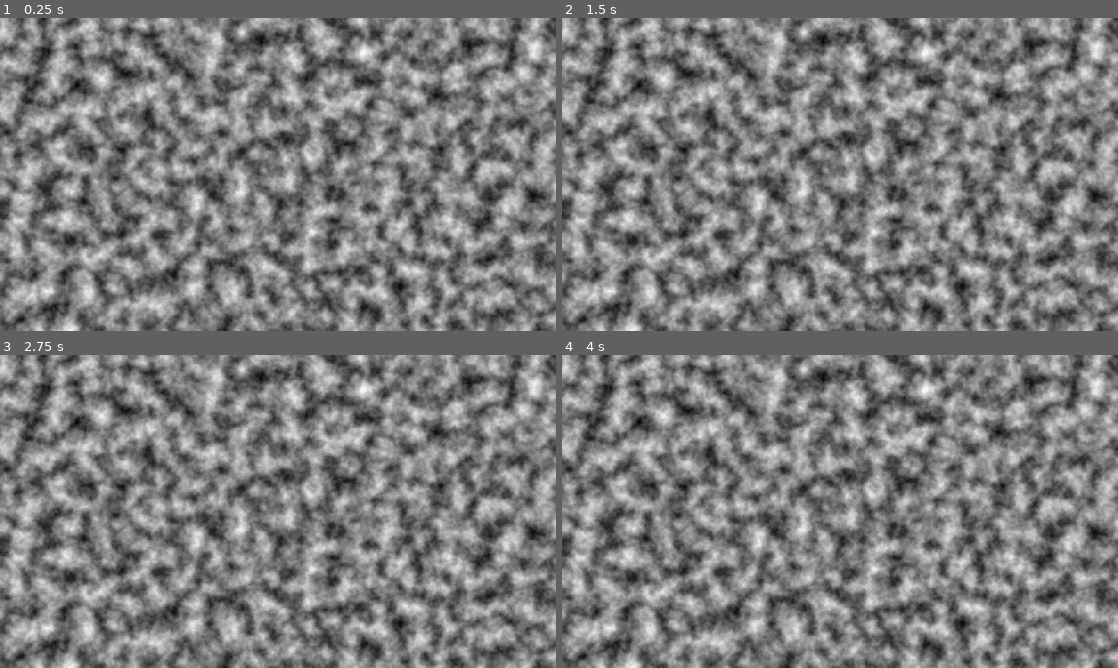
Above: before the commit, frames 1-4 (two rows, left to right).
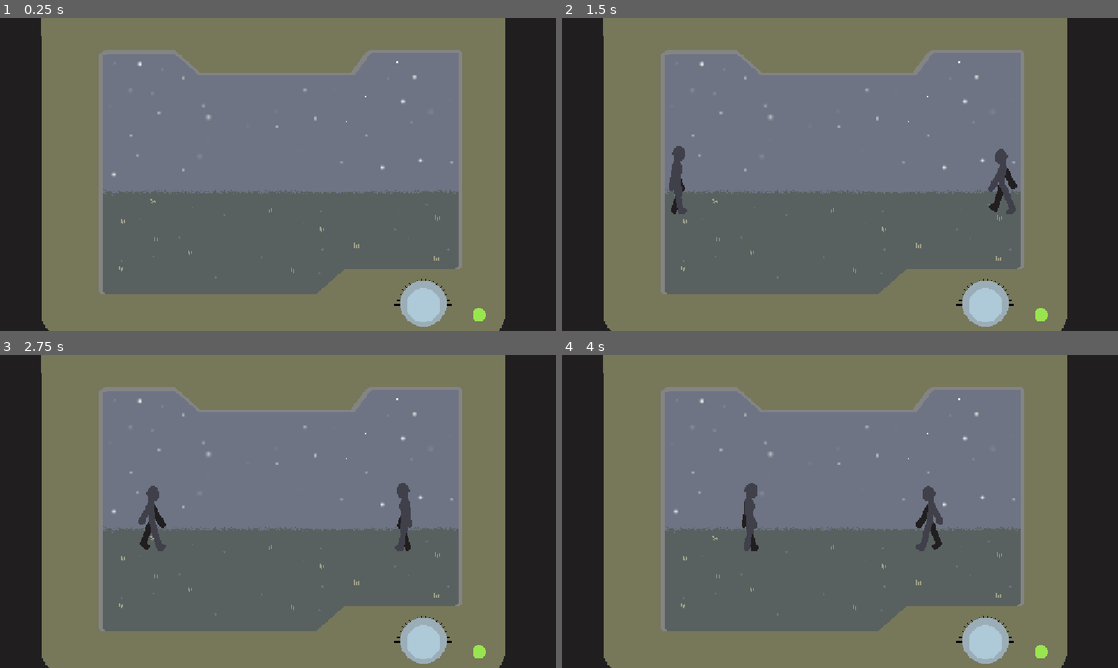
Above: after the commit, the same moments.

Repository: aleksify/little-brother
Game: Godot game, scene res://channel_scene.tscn
The game is run twice, just before and just after one commit, with the same random seed, the same clock (stepped at 60 frames per second) and the same inputs. Before the commit the project starts from res://2nd_scene.tscn.
Inputs (mouse positions are in pixels of both pictures, inside the frame that each line leads up to):
- Up to frame 1 (0.25 s): no input
- Up to frame 2 (1.5 s): tap Enter at 0.5 s; move the mouse to (962, 158) at 0.52 s; move the mouse to (728, 190) at 1.27 s
- Up to frame 3 (2.75 s): move the mouse to (333, 442) at 2.02 s
- Up to frame 4 (4 s): move the mouse to (812, 574) at 2.77 s; move the mouse to (1006, 558) at 3.52 s

The runs differ from the first frame. In frame 1, 81% of the frame differs, in the area x 0-100%, y 0-100%; in frame 2, 81%; in frame 3, 81%; in frame 4, 81%.

Commit message:
add animations and things of that nature

Diff:
--- a/Scripts/channel_class.gd
+++ /dev/null
@@ -1,61 +0,0 @@
-extends Node2D
-
-
-class Character:
-	@onready var area: Area2D = $Area2D
-	@onready var sprite_2d: Sprite2D = $Sprite2D
-
-	@export var action: int
-	@export var speed: float = 10
-
-	var event: bool = false
-
-
-	func _process(delta: float) -> void:
-		move(delta)
-
-
-	func move(delta: float) -> void:
-		if not event:
-			position.x += speed * delta * side
-
-
-
-@export var character1: Character = null
-@export var character2: Character = null
-
-
-@onready var sprite: Sprite2D = $Sprite2D
-
-
-var side: int
-var reportable: bool
-var duration: float
-
-
-func _ready() -> void:
-	character1.area.connect("area_entered", check_event)
-	character2.area.connect("area_entered", check_event)
-
-
-func check_event():
-	pass
-
-
-func generate_event() -> void:
-	var event = randi_range(0, 7)
-	spawn_character(character1)
-	spawn_character(character2)
-
-
-func spawn_character(character: Character) -> void:
-	var timer = randf_range(0, 5)
-	character.position = Vector2(1600 * )
-
-
-#func check_event():
-#	if character1 and character1.action == SOLO:
-#		event = true
-
-#	and action == other.action:
-#		event = true
--- /dev/null
+++ b/Scripts/channel_scene.gd
@@ -0,0 +1,47 @@
+extends Node2D
+
+
+@onready var character1: AnimatedSprite2D = $Character1
+
+
+var action_list = [
+	"book blank",
+	"book e-circle",
+	"book e-square",
+	"book e-triangle",
+	"book f-circle",
+	"book f-square",
+	"book f-triangle",
+	"dance",
+	"kissing",
+	"laughing",
+	"salute",
+	"talking",
+	"walking",
+	"whispering"
+]
+
+
+var action: int = randi_range(0, len(action_list) - 1)
+var timer = 0
+var started = false
+
+# Called when the node enters the scene tree for the first time.
+func _ready() -> void:
+	pass # Replace with function body.
+
+
+# Called every frame. 'delta' is the elapsed time since the previous frame.
+func _process(delta: float) -> void:
+	pass
+
+func event_timer():
+	timer += 1
+	if timer > 100 and not started:
+		character1.reset_positions()
+		action = randi_range(0, len(action_list) - 1)
+	if timer > 100:
+		started = true
+	if timer > 1000:
+		timer = 0
+		started = false
--- a/Scripts/character_class.gd
+++ /dev/null
@@ -1,23 +0,0 @@
-extends Node2D
-
-class_name Character
-
-
-@onready var area: Area2D = $Area2D
-@onready var sprite_2d: Sprite2D = $Sprite2D
-
-
-@export var action: int
-@export var speed: float = 10
-
-
-var event: bool = false
-
-
-func _process(delta: float) -> void:
-	move(delta)
-
-
-func move(delta: float) -> void:
-	if not event:
-		position.x += speed * delta * side
--- /dev/null
+++ b/Scripts/move_animatedsprite2d.gd
@@ -0,0 +1,56 @@
+extends AnimatedSprite2D
+
+
+@onready var channel_scene: Node2D = get_parent()
+
+var action_list
+var action
+
+
+
+# Called when the node enters the scene tree for the first time.
+func _ready() -> void:
+	action_list = channel_scene.action_list
+	action = channel_scene.action
+
+var frame_action_count: int = 0
+
+# Called every frame. 'delta' is the elapsed time since the previous frame.
+func _process(delta: float) -> void:
+	if action < 7:
+		event_solo(delta)
+	else:
+		event_pairs(delta)
+
+
+
+
+
+
+
+func event_solo(delta: float) -> void:
+	if position.x < 40 and position.x > -40 and action != -1:
+		frame_action_count += 1
+		if frame_action_count < 1000:
+			play(action_list[action])
+		else:
+			action = -1
+	else:
+		play("walking")
+		if scale.x < 0:
+			position.x += 100 * delta
+
+
+func event_pairs(delta: float) -> void:
+	if position.x < 40 and position.x > -40 and action != -1:
+		frame_action_count += 1
+		if frame_action_count < 1000:
+			play(action_list[action])
+		else:
+			action = -1
+	else:
+		play("walking")
+		if scale.x < 0:
+			position.x += 100 * delta
+		else:
+			position.x -= 100 * delta
--- a/Scripts/test.gd
+++ /dev/null
@@ -1,11 +0,0 @@
-extends Node2D
-
-@onready var camera_2d: Camera2D = $"../../Camera2D"
-
-
-func _on_mouse_entered() -> void:
-	pass # Replace with function body.
-
-
-func _on_mouse_exited() -> void:
-	pass # Replace with function body.
--- a/channel.tscn
+++ /dev/null
@@ -1,8 +0,0 @@
-[gd_scene format=3 uid="uid://c7337kjdqs4qs"]
-
-[ext_resource type="Script" uid="uid://c8t6ctwbii2d7" path="res://Scripts/channel_class.gd" id="1_qkkds"]
-
-[node name="Channel" type="Node2D" unique_id=368990184]
-script = ExtResource("1_qkkds")
-
-[node name="Sprite2D" type="Sprite2D" parent="." unique_id=1074773399]
--- /dev/null
+++ b/channel_scene.tscn
@@ -0,0 +1,381 @@
+[gd_scene format=3 uid="uid://qx6ih3j10kar"]
+
+[ext_resource type="Texture2D" uid="uid://8x44m5t6obgf" path="res://LILBRO/CameraFeedBackground1.png" id="1_r5foh"]
+[ext_resource type="Script" uid="uid://bl6k21glii0ia" path="res://Scripts/channel_scene.gd" id="1_ykaf8"]
+[ext_resource type="Texture2D" uid="uid://xeatbgswk40h" path="res://LILBRO/CameraFeedForeground.png" id="2_brgx3"]
+[ext_resource type="Texture2D" uid="uid://hf3mlfhkpet2" path="res://LILBRO/ANIMATIONSHEET.png" id="3_ykaf8"]
+[ext_resource type="Script" uid="uid://dfopfcx3ptnkb" path="res://Scripts/move_animatedsprite2d.gd" id="4_brgx3"]
+
+[sub_resource type="AtlasTexture" id="AtlasTexture_x5o26"]
+atlas = ExtResource("3_ykaf8")
+region = Rect2(576, 0, 64, 92)
+
+[sub_resource type="AtlasTexture" id="AtlasTexture_q0pyn"]
+atlas = ExtResource("3_ykaf8")
+region = Rect2(896, 0, 64, 92)
+
+[sub_resource type="AtlasTexture" id="AtlasTexture_j4une"]
+atlas = ExtResource("3_ykaf8")
+region = Rect2(576, 0, 64, 92)
+
+[sub_resource type="AtlasTexture" id="AtlasTexture_b8u8e"]
+atlas = ExtResource("3_ykaf8")
+region = Rect2(960, 0, 64, 92)
+
+[sub_resource type="AtlasTexture" id="AtlasTexture_43i3k"]
+atlas = ExtResource("3_ykaf8")
+region = Rect2(576, 0, 64, 92)
+
+[sub_resource type="AtlasTexture" id="AtlasTexture_r4mre"]
+atlas = ExtResource("3_ykaf8")
+region = Rect2(1088, 0, 64, 92)
+
+[sub_resource type="AtlasTexture" id="AtlasTexture_sja7j"]
+atlas = ExtResource("3_ykaf8")
+region = Rect2(576, 0, 64, 92)
+
+[sub_resource type="AtlasTexture" id="AtlasTexture_2b2lg"]
+atlas = ExtResource("3_ykaf8")
+region = Rect2(1024, 0, 64, 92)
+
+[sub_resource type="AtlasTexture" id="AtlasTexture_qskkg"]
+atlas = ExtResource("3_ykaf8")
+region = Rect2(576, 0, 64, 92)
+
+[sub_resource type="AtlasTexture" id="AtlasTexture_sedjb"]
+atlas = ExtResource("3_ykaf8")
+region = Rect2(1152, 0, 64, 92)
+
+[sub_resource type="AtlasTexture" id="AtlasTexture_cqocx"]
+atlas = ExtResource("3_ykaf8")
+region = Rect2(576, 0, 64, 92)
+
+[sub_resource type="AtlasTexture" id="AtlasTexture_uoifi"]
+atlas = ExtResource("3_ykaf8")
+region = Rect2(1280, 0, 64, 92)
+
+[sub_resource type="AtlasTexture" id="AtlasTexture_uocun"]
+atlas = ExtResource("3_ykaf8")
+region = Rect2(576, 0, 64, 92)
+
+[sub_resource type="AtlasTexture" id="AtlasTexture_a5cqo"]
+atlas = ExtResource("3_ykaf8")
+region = Rect2(1216, 0, 64, 92)
+
+[sub_resource type="AtlasTexture" id="AtlasTexture_j7gsn"]
+atlas = ExtResource("3_ykaf8")
+region = Rect2(576, 0, 64, 92)
+
+[sub_resource type="AtlasTexture" id="AtlasTexture_xpydt"]
+atlas = ExtResource("3_ykaf8")
+region = Rect2(320, 0, 64, 92)
+
+[sub_resource type="AtlasTexture" id="AtlasTexture_phwuy"]
+atlas = ExtResource("3_ykaf8")
+region = Rect2(448, 0, 64, 92)
+
+[sub_resource type="AtlasTexture" id="AtlasTexture_lgt2j"]
+atlas = ExtResource("3_ykaf8")
+region = Rect2(512, 0, 64, 92)
+
+[sub_resource type="AtlasTexture" id="AtlasTexture_2y5q3"]
+atlas = ExtResource("3_ykaf8")
+region = Rect2(576, 0, 64, 92)
+
+[sub_resource type="AtlasTexture" id="AtlasTexture_jpiq2"]
+atlas = ExtResource("3_ykaf8")
+region = Rect2(256, 0, 64, 92)
+
+[sub_resource type="AtlasTexture" id="AtlasTexture_tvr1c"]
+atlas = ExtResource("3_ykaf8")
+region = Rect2(576, 0, 64, 92)
+
+[sub_resource type="AtlasTexture" id="AtlasTexture_1pd0a"]
+atlas = ExtResource("3_ykaf8")
+region = Rect2(704, 0, 64, 92)
+
+[sub_resource type="AtlasTexture" id="AtlasTexture_v2yy1"]
+atlas = ExtResource("3_ykaf8")
+region = Rect2(576, 0, 64, 92)
+
+[sub_resource type="AtlasTexture" id="AtlasTexture_f5qdj"]
+atlas = ExtResource("3_ykaf8")
+region = Rect2(320, 0, 64, 92)
+
+[sub_resource type="AtlasTexture" id="AtlasTexture_fnt7e"]
+atlas = ExtResource("3_ykaf8")
+region = Rect2(384, 0, 64, 92)
+
+[sub_resource type="AtlasTexture" id="AtlasTexture_c12wd"]
+atlas = ExtResource("3_ykaf8")
+region = Rect2(576, 0, 64, 92)
+
+[sub_resource type="AtlasTexture" id="AtlasTexture_duc20"]
+atlas = ExtResource("3_ykaf8")
+region = Rect2(640, 0, 64, 92)
+
+[sub_resource type="AtlasTexture" id="AtlasTexture_3v1ds"]
+atlas = ExtResource("3_ykaf8")
+region = Rect2(128, 0, 64, 92)
+
+[sub_resource type="AtlasTexture" id="AtlasTexture_s6dyw"]
+atlas = ExtResource("3_ykaf8")
+region = Rect2(192, 0, 64, 92)
+
+[sub_resource type="AtlasTexture" id="AtlasTexture_0nfgx"]
+atlas = ExtResource("3_ykaf8")
+region = Rect2(64, 0, 64, 92)
+
+[sub_resource type="AtlasTexture" id="AtlasTexture_v00xl"]
+atlas = ExtResource("3_ykaf8")
+region = Rect2(0, 0, 64, 92)
+
+[sub_resource type="AtlasTexture" id="AtlasTexture_edg02"]
+atlas = ExtResource("3_ykaf8")
+region = Rect2(576, 0, 64, 92)
+
+[sub_resource type="AtlasTexture" id="AtlasTexture_atggn"]
+atlas = ExtResource("3_ykaf8")
+region = Rect2(320, 0, 64, 92)
+
+[sub_resource type="AtlasTexture" id="AtlasTexture_k8a2f"]
+atlas = ExtResource("3_ykaf8")
+region = Rect2(768, 0, 64, 92)
+
+[sub_resource type="AtlasTexture" id="AtlasTexture_fcjf5"]
+atlas = ExtResource("3_ykaf8")
+region = Rect2(832, 0, 64, 92)
+
+[sub_resource type="SpriteFrames" id="SpriteFrames_xyql7"]
+animations = [{
+"frames": [{
+"duration": 1.0,
+"texture": SubResource("AtlasTexture_x5o26")
+}, {
+"duration": 10.0,
+"texture": SubResource("AtlasTexture_q0pyn")
+}],
+"loop": 1,
+"name": &"book blank",
+"speed": 3.0
+}, {
+"frames": [{
+"duration": 1.0,
+"texture": SubResource("AtlasTexture_j4une")
+}, {
+"duration": 10.0,
+"texture": SubResource("AtlasTexture_b8u8e")
+}],
+"loop": 1,
+"name": &"book e-circle",
+"speed": 3.0
+}, {
+"frames": [{
+"duration": 1.0,
+"texture": SubResource("AtlasTexture_43i3k")
+}, {
+"duration": 10.0,
+"texture": SubResource("AtlasTexture_r4mre")
+}],
+"loop": 1,
+"name": &"book e-square",
+"speed": 3.0
+}, {
+"frames": [{
+"duration": 1.0,
+"texture": SubResource("AtlasTexture_sja7j")
+}, {
+"duration": 10.0,
+"texture": SubResource("AtlasTexture_2b2lg")
+}],
+"loop": 1,
+"name": &"book e-triangle",
+"speed": 3.0
+}, {
+"frames": [{
+"duration": 1.0,
+"texture": SubResource("AtlasTexture_qskkg")
+}, {
+"duration": 10.0,
+"texture": SubResource("AtlasTexture_sedjb")
+}],
+"loop": 1,
+"name": &"book f-circle",
+"speed": 3.0
+}, {
+"frames": [{
+"duration": 1.0,
+"texture": SubResource("AtlasTexture_cqocx")
+}, {
+"duration": 10.0,
+"texture": SubResource("AtlasTexture_uoifi")
+}],
+"loop": 1,
+"name": &"book f-square",
+"speed": 3.0
+}, {
+"frames": [{
+"duration": 1.0,
+"texture": SubResource("AtlasTexture_uocun")
+}, {
+"duration": 10.0,
+"texture": SubResource("AtlasTexture_a5cqo")
+}],
+"loop": 1,
+"name": &"book f-triangle",
+"speed": 3.0
+}, {
+"frames": [{
+"duration": 1.0,
+"texture": SubResource("AtlasTexture_j7gsn")
+}, {
+"duration": 3.0,
+"texture": SubResource("AtlasTexture_xpydt")
+}, {
+"duration": 1.0,
+"texture": SubResource("AtlasTexture_phwuy")
+}, {
+"duration": 1.0,
+"texture": SubResource("AtlasTexture_lgt2j")
+}, {
+"duration": 1.0,
+"texture": SubResource("AtlasTexture_phwuy")
+}, {
+"duration": 1.0,
+"texture": SubResource("AtlasTexture_lgt2j")
+}, {
+"duration": 1.0,
+"texture": SubResource("AtlasTexture_phwuy")
+}, {
+"duration": 1.0,
+"texture": SubResource("AtlasTexture_lgt2j")
+}],
+"loop": 1,
+"name": &"dance",
+"speed": 3.0
+}, {
+"frames": [{
+"duration": 5.0,
+"texture": SubResource("AtlasTexture_2y5q3")
+}, {
+"duration": 5.0,
+"texture": SubResource("AtlasTexture_jpiq2")
+}],
+"loop": 1,
+"name": &"kissing",
+"speed": 3.0
+}, {
+"frames": [{
+"duration": 1.0,
+"texture": SubResource("AtlasTexture_tvr1c")
+}, {
+"duration": 1.0,
+"texture": SubResource("AtlasTexture_1pd0a")
+}],
+"loop": 1,
+"name": &"laughing",
+"speed": 3.0
+}, {
+"frames": [{
+"duration": 1.0,
+"texture": SubResource("AtlasTexture_v2yy1")
+}, {
+"duration": 3.0,
+"texture": SubResource("AtlasTexture_f5qdj")
+}, {
+"duration": 3.0,
+"texture": SubResource("AtlasTexture_fnt7e")
+}, {
+"duration": 3.0,
+"texture": SubResource("AtlasTexture_f5qdj")
+}],
+"loop": 1,
+"name": &"salute",
+"speed": 3.0
+}, {
+"frames": [{
+"duration": 1.0,
+"texture": SubResource("AtlasTexture_c12wd")
+}, {
+"duration": 1.0,
+"texture": SubResource("AtlasTexture_duc20")
+}],
+"loop": 1,
+"name": &"talking",
+"speed": 3.0
+}, {
+"frames": [{
+"duration": 5.0,
+"texture": SubResource("AtlasTexture_3v1ds")
+}, {
+"duration": 5.0,
+"texture": SubResource("AtlasTexture_s6dyw")
+}, {
+"duration": 5.0,
+"texture": SubResource("AtlasTexture_0nfgx")
+}, {
+"duration": 5.0,
+"texture": SubResource("AtlasTexture_v00xl")
+}],
+"loop": 1,
+"name": &"walking",
+"speed": 5.0
+}, {
+"frames": [{
+"duration": 1.0,
+"texture": SubResource("AtlasTexture_edg02")
+}, {
+"duration": 3.0,
+"texture": SubResource("AtlasTexture_atggn")
+}, {
+"duration": 1.0,
+"texture": SubResource("AtlasTexture_k8a2f")
+}, {
+"duration": 1.0,
+"texture": SubResource("AtlasTexture_fcjf5")
+}, {
+"duration": 1.0,
+"texture": SubResource("AtlasTexture_k8a2f")
+}, {
+"duration": 1.0,
+"texture": SubResource("AtlasTexture_fcjf5")
+}, {
+"duration": 1.0,
+"texture": SubResource("AtlasTexture_k8a2f")
+}, {
+"duration": 1.0,
+"texture": SubResource("AtlasTexture_fcjf5")
+}],
+"loop": 1,
+"name": &"whispering",
+"speed": 3.0
+}]
+
+[node name="ChannelScene" type="Node2D" unique_id=367844977]
+script = ExtResource("1_ykaf8")
+
+[node name="CameraFeedBackground1" type="Sprite2D" parent="." unique_id=1081690337]
+scale = Vector2(3, 3)
+texture = ExtResource("1_r5foh")
+
+[node name="Character1" type="AnimatedSprite2D" parent="." unique_id=813231759]
+position = Vector2(700, 0)
+scale = Vector2(3, 3)
+sprite_frames = SubResource("SpriteFrames_xyql7")
+animation = &"book f-triangle"
+script = ExtResource("4_brgx3")
+
+[node name="Character2" type="AnimatedSprite2D" parent="." unique_id=1823942012]
+position = Vector2(-700, 0)
+scale = Vector2(-3, 3)
+sprite_frames = SubResource("SpriteFrames_xyql7")
+animation = &"walking"
+frame_progress = 0.56119627
+script = ExtResource("4_brgx3")
+
+[node name="CameraFeedForeground" type="Sprite2D" parent="." unique_id=1078762569]
+scale = Vector2(3, 3)
+texture = ExtResource("2_brgx3")
+
+[node name="Camera2D" type="Camera2D" parent="." unique_id=1095615365]
+zoom = Vector2(0.6, 0.6)
--- a/character.tscn
+++ /dev/null
@@ -1,16 +0,0 @@
-[gd_scene format=3 uid="uid://cka10ri5ujd0y"]
-
-[ext_resource type="Script" uid="uid://by1ujt4jt61ir" path="res://Scripts/character_class.gd" id="1_glpr6"]
-
-[sub_resource type="RectangleShape2D" id="RectangleShape2D_pjt0s"]
-size = Vector2(100, 100)
-
-[node name="Character" type="Node2D" unique_id=1325975160]
-script = ExtResource("1_glpr6")
-
-[node name="Area2D" type="Area2D" parent="." unique_id=2016489291]
-
-[node name="CollisionShape2D" type="CollisionShape2D" parent="Area2D" unique_id=1614310995]
-shape = SubResource("RectangleShape2D_pjt0s")
-
-[node name="Sprite2D" type="Sprite2D" parent="." unique_id=296973123]
--- a/node_2d.tscn
+++ /dev/null
@@ -1,110 +0,0 @@
-[gd_scene format=3 uid="uid://bvuuo68ihdcg1"]
-
-[ext_resource type="Texture2D" uid="uid://cxayhnepsnl8" path="res://Assets/BackgroundFull.png" id="1_d21ai"]
-[ext_resource type="Texture2D" uid="uid://dbl38oogiylvm" path="res://Assets/BaseTv.png" id="2_rj586"]
-[ext_resource type="Texture2D" uid="uid://bv81ysebwumk6" path="res://Assets/BasePowerSystem.png" id="3_4d7sh"]
-[ext_resource type="Texture2D" uid="uid://bh2rnsqm7wd2l" path="res://Assets/BasePhone.png" id="4_ir8iy"]
-[ext_resource type="Texture2D" uid="uid://cqis4uhknpnt6" path="res://Assets/Baseclock.png" id="5_hqns4"]
-[ext_resource type="Texture2D" uid="uid://calo3sy41xcpv" path="res://Assets/BasePowerCrank.png" id="6_x0ka3"]
-[ext_resource type="Texture2D" uid="uid://erwx8gxa272v" path="res://Assets/BaseDocument.png" id="7_0h7mo"]
-[ext_resource type="Script" uid="uid://c8ybauslxxmy5" path="res://Scripts/camera_2d.gd" id="8_rj586"]
-[ext_resource type="Script" uid="uid://c383qxq8wdkqj" path="res://Scripts/right_area.gd" id="10_ir8iy"]
-
-[sub_resource type="FastNoiseLite" id="FastNoiseLite_lwuif"]
-
-[sub_resource type="NoiseTexture2D" id="NoiseTexture2D_vtoup"]
-width = 1920
-height = 1080
-noise = SubResource("FastNoiseLite_lwuif")
-
-[sub_resource type="GDScript" id="GDScript_4d7sh"]
-script/source = "extends Area2D
-
-@onready var cam: Camera2D = $\"../Camera2D\"
-
-func _on_mouse_entered() -> void:
-	cam.edge_active[\"left\"] = true
-
-func _on_mouse_exited() -> void:
-	cam.edge_active[\"left\"] = false
-"
-
-[sub_resource type="RectangleShape2D" id="RectangleShape2D_xyql7"]
-size = Vector2(300, 1155.195)
-
-[node name="Node2D" type="Node2D" unique_id=1319346127]
-
-[node name="Sprite2D" type="Sprite2D" parent="." unique_id=1087853217]
-texture = SubResource("NoiseTexture2D_vtoup")
-
-[node name="BackgroundFull" type="Sprite2D" parent="." unique_id=950508017]
-scale = Vector2(2, 2)
-texture = ExtResource("1_d21ai")
-
-[node name="BaseTv2" type="Sprite2D" parent="." unique_id=93256216]
-position = Vector2(-160, -86)
-texture = ExtResource("2_rj586")
-
-[node name="BaseTv" type="Sprite2D" parent="." unique_id=619646434]
-position = Vector2(-177, 38)
-texture = ExtResource("2_rj586")
-
-[node name="BaseTv3" type="Sprite2D" parent="." unique_id=329097195]
-position = Vector2(152, 45)
-texture = ExtResource("2_rj586")
-
-[node name="BaseTv4" type="Sprite2D" parent="." unique_id=1110783964]
-position = Vector2(0, -88)
-texture = ExtResource("2_rj586")
-
-[node name="BasePowerSystem" type="Sprite2D" parent="." unique_id=2085592878]
-position = Vector2(-11.9999695, 51.000015)
-scale = Vector2(1.1333333, 1.1916667)
-texture = ExtResource("3_4d7sh")
-
-[node name="BasePhone" type="Sprite2D" parent="." unique_id=1170147722]
-position = Vector2(251, -99.999985)
-scale = Vector2(0.69999975, 1.1416668)
-texture = ExtResource("4_ir8iy")
-
-[node name="Baseclock" type="Sprite2D" parent="." unique_id=907416821]
-position = Vector2(-375, -117.5)
-scale = Vector2(0.92, 1.4916667)
-texture = ExtResource("5_hqns4")
-
-[node name="BasePowerCrank" type="Sprite2D" parent="." unique_id=814722584]
-position = Vector2(268, 87)
-texture = ExtResource("6_x0ka3")
-
-[node name="BaseDocument" type="Sprite2D" parent="." unique_id=462643599]
-position = Vector2(-214, 175)
-scale = Vector2(0.6666667, 1)
-texture = ExtResource("7_0h7mo")
-
-[node name="Camera2D" type="Camera2D" parent="." unique_id=404264206]
-position = Vector2(-3, -9)
-zoom = Vector2(1.45, 1.565)
-limit_left = 0
-limit_top = 0
-limit_right = 920
-limit_bottom = 480
-editor_draw_limits = true
-script = ExtResource("8_rj586")
-
-[node name="left_area" type="Area2D" parent="." unique_id=1702936348]
-position = Vector2(-456, -245)
-script = SubResource("GDScript_4d7sh")
-
-[node name="left" type="CollisionShape2D" parent="left_area" unique_id=387334250]
-shape = SubResource("RectangleShape2D_xyql7")
-
-[node name="right_area" type="Area2D" parent="." unique_id=332293097]
-position = Vector2(-3, -9)
-script = ExtResource("10_ir8iy")
-
-[node name="right" type="CollisionShape2D" parent="right_area" unique_id=1196818840]
-position = Vector2(379, 9)
-shape = SubResource("RectangleShape2D_xyql7")
-
-[connection signal="mouse_entered" from="left_area" to="left_area" method="_on_mouse_entered"]
-[connection signal="mouse_exited" from="left_area" to="left_area" method="_on_mouse_exited"]
--- a/project.godot
+++ b/project.godot
@@ -11,7 +11,7 @@
 [application]
 
 config/name="lilbro"
-run/main_scene="uid://dbfahi7hutasp"
+run/main_scene="uid://qx6ih3j10kar"
 config/features=PackedStringArray("4.7", "GL Compatibility")
 config/icon="res://icon.svg"
 
@@ -26,6 +26,7 @@
 
 [rendering]
 
+textures/canvas_textures/default_texture_filter=0
 rendering_device/driver.windows="d3d12"
 renderer/rendering_method="gl_compatibility"
 renderer/rendering_method.mobile="gl_compatibility"
Binary file added: LILBRO/ANIMATIONSHEET.png
Not shown, added: LILBRO/ANIMATIONSHEET.png.import
Binary file added: LILBRO/BackgroundCollisionTEST.png
Not shown, added: LILBRO/BackgroundCollisionTEST.png.import
Binary file added: LILBRO/CameraFeedBackground1.png
Not shown, added: LILBRO/CameraFeedBackground1.png.import
Binary file added: LILBRO/CameraFeedBackground2.png
Not shown, added: LILBRO/CameraFeedBackground2.png.import
Binary file added: LILBRO/CameraFeedBackground3.png
Not shown, added: LILBRO/CameraFeedBackground3.png.import
Binary file added: LILBRO/CameraFeedBackground4.png
Not shown, added: LILBRO/CameraFeedBackground4.png.import
(and 11 more such lines)
